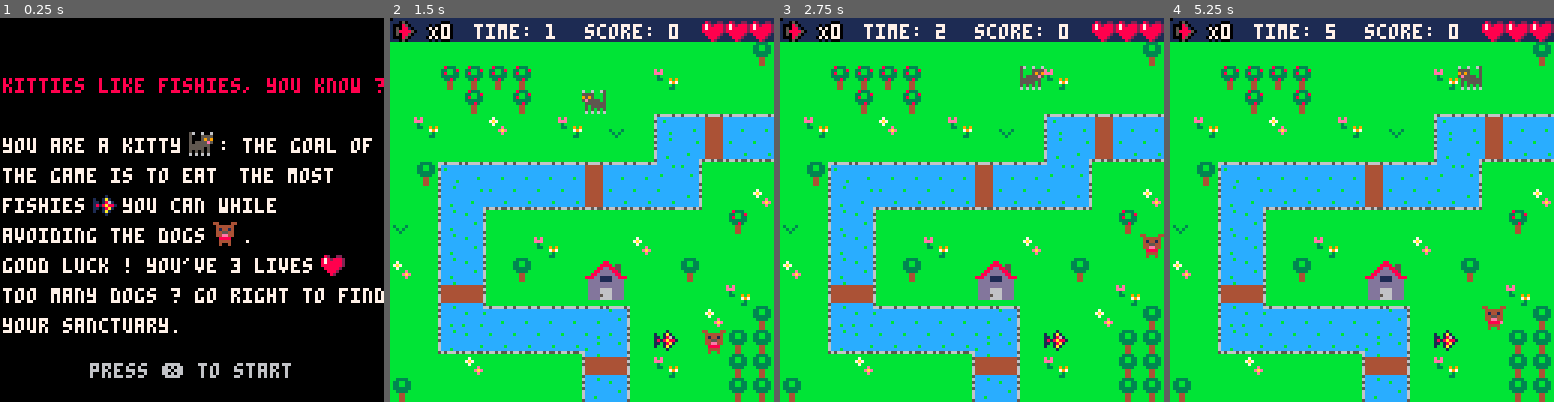
Above: before the commit, frames 1-4 (left to right).
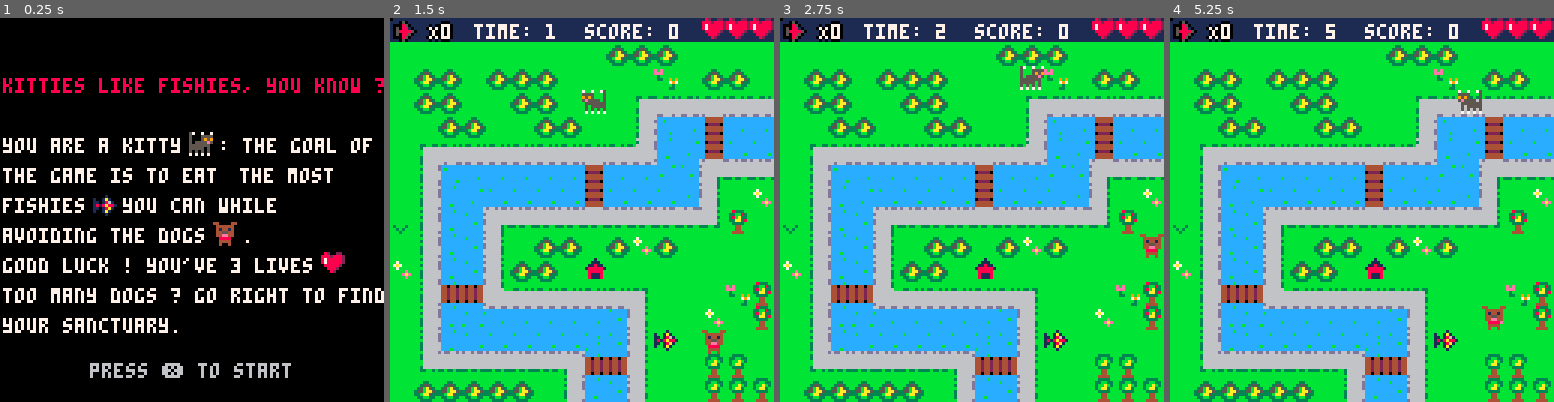
Above: after the commit, the same moments.

Repository: adatechschool/projet-collectif---pico-8-pico-8-cmc
Game: PICO-8 cartridge kitties_like_fishies.p8
The game is run twice, just before and just after one commit, with the same random seed, the same clock (stepped at 60 frames per second) and the same inputs.
Inputs:
- Up to frame 1 (0.25 s): no input
- Up to frame 2 (1.5 s): tap X (X key) at 0.33, 1.07 s; tap O (Z key) at 0.7 s
- Up to frame 3 (2.75 s): hold Right 1.6-2.1 s; tap O (Z key) at 1.7, 2.1, 2.5 s; tap X (X key) at 1.85 s; hold Up 2.15-2.42 s; hold Right from 2.47 s (still down)
- Up to frame 4 (5.25 s): tap O (Z key) every 0.4 s from 2.9 to 4.9 s; tap X (X key) at 2.97, 4.08, 5.2 s; release Right at 3.03 s; hold Left 3.08-3.58 s; hold Down 3.63-3.97 s; hold Right 4.02-4.68 s; hold Up 4.73-5.03 s; hold Left from 5.08 s (still down)

The runs differ from the first frame. In frame 1, 0.2% of the frame differs, in the area x 49-90%, y 29-68%; in frame 2, 28%; in frame 3, 28%; in frame 4, 28%, in the area x 0-100%, y 0-100%.

Commit message:
last version for good !

Diff:
--- a/kitties_like_fishies.p8
+++ b/kitties_like_fishies.p8
@@ -12,6 +12,8 @@
 	sfx(3)
 --scene
 	scene='menu'
+--end_hs
+	end_hs='end'
 --score
 	fish=0
 	game_over=false
@@ -54,10 +56,13 @@
 end
 
 function _draw()
-	if scene=='menu' then
-		draw_menu()
-	elseif scene=='game' then
-		draw_game()
+	if end_hs=='end' then
+		if scene=='menu' then
+			draw_menu()
+		elseif scene=='game' then
+			draw_game()
+		end
+	else draw_hs()
 	end
 end
 
@@ -83,7 +88,7 @@
 	print('avoiding the dogs   .',1,70,7)
 	spr(1,71,68,1,1)
 	print('godd luck ! you\'ve 3 lives',1,80,7)
-	spr(55,107,78,1,1)
+	spr(11,107,78,1,1)
 	print('too many dogs ? go right to find',1,90,7)
 	print('your sanctuary.',1,100,7)
 	print('press ❎ to start',30,115,6)
@@ -126,18 +131,6 @@
 
 
 function draw_end()
- local _y=25
- local score=flr(fish/60*100,2)
-
- rectfill(0,_y,128,_y+80,1)
- print("🐱 don't be greedy...🐱",20,_y+4,14)
-	print('your score is : '..score,10,_y+19,8)
- print('enter your initials',10,_y+29,7)
- print('for the high score list.',10,_y+39,7)
- print('aaa',59,_y+49)
- print("press 🅾️ to get high-scores",10,_y+59,6)
- print("press ❎ to start",10,_y+69,6)
-
 	if btnp(❎) then
 		_init()
 		_update()
@@ -145,7 +138,22 @@
 	end
 	--for hs
  if btnp(🅾️) then
+ 	end_hs='hs'
  	draw_hs()
+	end
+
+	if end_hs=='end' then
+	 local _y=25
+	 local score=flr(fish/60*100,2)
+
+	 rectfill(0,_y,128,_y+80,1)
+	 print("🐱 don't be greedy...🐱",20,_y+4,14)
+		print('your score is : '..score,10,_y+29,8)
+	 --print('enter your initials',10,_y+29,7)
+	 --print('for the high score list.',10,_y+39,7)
+	 --print('aaa',59,_y+49)
+	 print("press 🅾️ to get high-scores",10,_y+49,6)
+	 print("press ❎ to start",10,_y+59,6)
 	end
 end
 
@@ -171,12 +179,12 @@
 -->8
 -- functions sprites
 function create_heart()
- hearts={{sp=55,xt=13,yt=0},
- 								{sp=55,xt=29,yt=0},
- 								{sp=55,xt=14,yt=0},
- 								{sp=55,xt=30,yt=0},
- 								{sp=55,xt=15,yt=0},
- 								{sp=55,xt=31,yt=0}}
+ hearts={{sp=11,xt=13,yt=0},
+ 								{sp=11,xt=29,yt=0},
+ 								{sp=11,xt=14,yt=0},
+ 								{sp=11,xt=30,yt=0},
+ 								{sp=11,xt=15,yt=0},
+ 								{sp=11,xt=31,yt=0}}
 end
 
 
@@ -419,8 +427,8 @@
 --functions highscore
 --draw hs
 function draw_hs()
-		local _y=25
-		rectfill(0,_y,128,_y+80,14)
+		local _y=10
+		rectfill(0,_y,128,_y+110,1)
 		prinths(0)
 		hscore()
 		if btnp(❎) then
@@ -456,9 +464,9 @@
 function reseths()
 --create default values
  hs={3,26,11,9,7}
- hs1={3,8,18,1,1}
- hs2={13,1,18,1,1}
- hs3={3,12,5,1,1}
+ hs1={1,3,13,1,3}
+ hs2={1,8,1,1,12}
+ hs3={1,18,18,1,5}
  sorths()
  --savehs()
 end
@@ -499,19 +507,60 @@
 end
 
 function prinths(_x)
+--cat
+	spr(68,10,23,1,1)
+	spr(69,18,23,1,1)
+	spr(70,26,23,1,1)
+
+	spr(83,2,31,1,1)
+	spr(84,10,31,1,1)
+	spr(85,18,31,1,1)
+	spr(86,26,31,1,1)
+
+	spr(99,2,39,1,1)
+	spr(100,10,39,1,1)
+	spr(101,18,39,1,1)
+	spr(102,26,39,1,1)
+
+	spr(115,2,47,1,1)
+	spr(116,10,47,1,1)
+	spr(117,18,47,1,1)
+	spr(118,26,47,1,1)
+--dog
+	spr(71,94,23,1,1)
+	spr(72,102,23,1,1)
+	spr(73,110,23,1,1)
+	spr(74,118,23,1,1)
+
+	spr(87,94,31,1,1)
+	spr(88,102,31,1,1)
+	spr(89,110,31,1,1)
+	spr(90,118,31,1,1)
+
+	spr(103,94,39,1,1)
+	spr(104,102,39,1,1)
+	spr(105,110,39,1,1)
+	spr(106,118,39,1,1)
+
+	spr(119,94,47,1,1)
+	spr(120,102,47,1,1)
+	spr(121,110,47,1,1)
+	spr(122,118,47,1,1)
+	--hs
+	print('highscore list :',30,15,8)
  for i=1,5 do
  --number of rank
-  print(i.." - ",_x+50,50+7*i,1)
+  print(i.." - ",_x+45,20+7*i,7)
 
 	 --name
 	 local _name = hschars[hs1[i]]
 	 _name= _name..hschars[hs2[i]]
 	 _name= _name..hschars[hs3[i]]
 
-	 print(_name,_x+65,50+7*i,1)
+	 print(_name,_x+65,20+7*i,7)
 	 --hs1[i]..hs2[i]..hs3[i]
 
-	 print(hs[i],_x+80,50+7*i,1)
+	 print(hs[i],_x+80,20+7*i,7)
 	end
 end
 
@@ -519,10 +568,10 @@
  if loghs then
  --won. type in name
  --for highscore list
- 	print("enter your initials",35,93,1)
- 	print(hschars[nitials[1]],65,100,1)
- 	print(hschars[nitials[2]],69,100,1)
- 	print(hschars[nitials[3]],73,100,1)
+ 	print("enter your initials",27,66,7)
+ 	print(hschars[nitials[1]],57,78,14)
+ 	print(hschars[nitials[2]],61,78,14)
+ 	print(hschars[nitials[3]],66,78,14)
   if loghs then
    if btnp(⬅️) then
     nit_sel-=1
@@ -549,14 +598,15 @@
     end
    end
   -- if btnp(❎) then
-   print("press 🅾️ to confirm",30,120,1)
-   print("use ⬅️➡️⬆️⬇️ to enter name",15,110,1)
+    print("press ❎ to restart",27,90,6)
+   print("press 🅾️ to confirm",27,100,6)
+   print("use ⬅️➡️⬆️⬇️ to enter name",15,110,6)
   end
   addhs(score,nitials[1],nitials[2],nitials[3])
   --savehs()
  else
  --won but no highscore
-  print("no new highscore",35,105,0)
+  print("no new highscore",35,105,7)
  end
 end
 
@@ -592,31 +642,65 @@
 
 
 
+…(31 lines of a section not shown)…
 __gff__
-0000000001010001000100000101010000010101010101010101000001010101000001010101020100010000000000000001010101010101000000000000000000000000000000000000000000000000000000000000000000000000000000000000000000000000000000000000000000000000000000000000000000000000
+0000000001010001000100010101010000010101010101010101000001010101000001010101020101000000000000000001010101010100000100000000000001010100000000000000000000000000000000000000000000000000000000000000000000000000000000000000000000000000000000000000000000000000
 0000000000000000000000000000000000000000000000000000000000000000000000000000000000000000000000000000000000000000000000000000000000000000000000000000000000000000000000000000000000000000000000000000000000000000000000000000000000000000000000000000000000000000
 __map__
 3636363636363636363636363636363636363636363636363636363636363636363636363636363636363636363636363636000000000000000000000000000000000000000000000000000000000000000000000000000000000000000000000000000000000000000000000000000000000000000000000000000000000000
-0a0a0a0a0a0a0a0a0a0a0a0a0a0a0a050a0a0a0a0a0a11160a0a0a0a0a0a0a0a0a0a0a0a0a0a0a0a0a0a0a0a0a0a0a0a0a0a000000000000000000000000000000000000000000000000000000000000000000000000000000000000000000000000000000000000000000000000000000000000000000000000000000000000
-0a0a313131310a0a0a0a0a060a0a0a0a300a0a08300a1b1a0a0a0a0a0a300a0a080a0a0a0a0a0a0a0a0a0a0a0a0a0a0a0a0a000000000000000000000000000000000000000000000000000000000000000000000000000000000000000000000000000000000000000000000000000000000000000000000000000000000000
-0a0a0a310a310a0a0a0a0a0a0a0a0a0a080a0a0a0a0a11160a0a0a0a0a0a05310a0a0a0a0a0a0a0a0a0a0a0a0a0a0a0a0a0a000000000000000000000000000000000000000000000000000000000000000000000000000000000000000000000000000000000000000000000000000000000000000000000000000000000000
-0a060a0a080a0a060a300a130d100d0d0d0d0d0d22231d160a0a0a0a310a0a31050a0a0a0a0a0a0a0a0a0a0a0a0a0a0a0a0a000000000000000000000000000000000000000000000000000000000000000000000000000000000000000000000000000000000000000000000000000000000000000000000000000000000000
-0a0a0a0a0a0a0a0a0a0a0a11170f0e0e0e0e0e0e32330e150a0a0a080a31050a0a0a0a0a0a0a0a0a0a0a0a0a0a0a0a0a0a0a000000000000000000000000000000000000000000000000000000000000000000000000000000000000000000000000000000000000000000000000000000000000000000000000000000000000
-0a05190d0d0d0d0d100d0d18120a0a0a080a0a0a0a0a0a0a0a0a0a0a0a0a0a060a0a0a0a0a0a0a0a0a0a0a0a0a0a0a0a0a0a000000000000000000000000000000000000000000000000000000000000000000000000000000000000000000000000000000000000000000000000000000000000000000000000000000000000
-0a0a11170e0e0e0e0f0e0e0e150a0a080a0a2727272727272727272727270a0a0a0a0a0a0a0a0a0a0a0a0a0a0a0a0a0a0a0a000000000000000000000000000000000000000000000000000000000000000000000000000000000000000000000000000000000000000000000000000000000000000000000000000000000000
-300a11120a0a0a0a0a0a0a0a0a0a310a0a270a0a0a0a0a0a0a0a0a300a0a270a0a0a0a0a0a0a0a0a0a0a0a0a0a0a0a0a0a0a000000000000000000000000000000000000000000000000000000000000000000000000000000000000000000000000000000000000000000000000000000000000000000000000000000000000
-0a0a11120a0a060a0a0a080a0a0a0a0a0a270a0a0a0a0a0a0a0a0a0a0a0a270a0a0a0a0a0a0a0a0a0a0a0a0a0a0a0a0a0a0a000000000000000000000000000000000000000000000000000000000000000000000000000000000000000000000000000000000000000000000000000000000000000000000000000000000000
-080a11120a050a0a24250a0a050a0a0a0a0a2727272727272727272727270a0a0a0a0a0a0a0a0a0a0a0a0a0a0a0a0a0a0a0a000000000000000000000000000000000000000000000000000000000000000000000000000000000000000000000000000000000000000000000000000000000000000000000000000000000000
-0a0a1b1a0a0a0a0a34350a0a0a0a060a0a0a0a0a0a0a0a0a24250a0a0a060a0a0a0a0a0a0a0a0a0a0a0a0a0a0a0a0a0a0a0a000000000000000000000000000000000000000000000000000000000000000000000000000000000000000000000000000000000000000000000000000000000000000000000000000000000000
-0a0a111d0d0d0d0d0d1e0a0a0a080a05050a0a0a0a0a050a34350a0a0a0a0a0a0a0a0a0a0a0a0a0a0a0a0a0a0a0a0a0a0a0a000000000000000000000000000000000000000000000000000000000000000000000000000000000000000000000000000000000000000000000000000000000000000000000000000000000000
-0a0a1c0e0e0e0e0e1f120a0a0a0a05050505050a0a050a0a0a0a080a0a290a300a0a0a0a0a0a0a0a0a0a0a0a0a0a0a0a0a0a000000000000000000000000000000000000000000000000000000000000000000000000000000000000000000000000000000000000000000000000000000000000000000000000000000000000
-0a0a0a080a0a0a0a1b1a0a060a0a05050505050a080a0a0a060a0a0a0a0a0a0a0a0a0a0a0a0a0a0a0a0a0a0a0a0a0a0a0a0a000000000000000000000000000000000000000000000000000000000000000000000000000000000000000000000000000000000000000000000000000000000000000000000000000000000000
-050a0a0a0a0a0a0a11120a0a0a0a050505050a0a0a0a0a0a0a0a0a0a0a0a0a0a0a0a0a0a0a0a0a0a0a0a0a0a0a0a0a0a0a0a000000000000000000000000000000000000000000000000000000000000000000000000000000000000000000000000000000000000000000000000000000000000000000000000000000000000
-0000000000000000000000000000000000000000000000000037373737373737370000000000000000000000000000000000000000000000000000000000000000000000000000000000000000000000000000000000000000000000000000000000000000000000000000000000000000000000000000000000000000000000
-…(7 lines of a section not shown)…
+0a0a0a0a0a0a0a0a0a2828280a0a0a0a0a282828282d11163c0a0a0a0a0a0a0a0a0a0a0a0a0a0a0a0a0a0a0a0a0a0a0a0a0a000000000000000000000000000000000000000000000000000000000000000000000000000000000000000000000000000000000000000000000000000000000000000000000000000000000000
+0a28280a2828280a0a0a0a060a28280a300a0a08302d1b1a3c0a0a0a0a300a0a080a0a0a0a0a0a0a0a0a0a0a0a0a0a0a0a0a000000000000000000000000000000000000000000000000000000000000000000000000000000000000000000000000000000000000000000000000000000000000000000000000000000000000
+0a28280a0a28280a0a0a2e2a2a29292a2a2a2a2a2a2c11163c0a0a0a0a0a05310a0a0a0a0a0a0a0a0a0a0a0a0a0a0a0a0a0a000000000000000000000000000000000000000000000000000000000000000000000000000000000000000000000000000000000000000000000000000000000000000000000000000000000000
+0a0a28280a0a28280a0a2d130d100d0d0d0d0d0d22231d163c0a0a0a310a0a31050a0a0a0a0a0a0a0a0a0a0a0a0a0a0a0a0a000000000000000000000000000000000000000000000000000000000000000000000000000000000000000000000000000000000000000000000000000000000000000000000000000000000000
+0a2e29292929292929292c11170f0e0e0e0e0e0e32330e153c0a0a080a31050a0a0a0a0a0a0a0a0a0a0a0a0a0a0a0a0a0a0a000000000000000000000000000000000000000000000000000000000000000000000000000000000000000000000000000000000000000000000000000000000000000000000000000000000000
+0a2f190d0d0d0d0d100d0d18123f3d3d37373737373737373e0a0a0a0a0a0a060a0a0a0a0a0a0a0a0a0a0a0a0a0a0a0a0a0a000000000000000000000000000000000000000000000000000000000000000000000000000000000000000000000000000000000000000000000000000000000000000000000000000000000000
+0a2f11170e0e0e0e0f0e0e0e153c0a080a0a2727272727272727272727270a0a0a0a0a0a0a0a0a0a0a0a0a0a0a0a0a0a0a0a000000000000000000000000000000000000000000000000000000000000000000000000000000000000000000000000000000000000000000000000000000000000000000000000000000000000
+302f11123f3d3d3d3d3d3d3d3d3e310a0a270a0a0a0a0a0a0a0a0a300a0a270a0a0a0a0a0a0a0a0a0a0a0a0a0a0a0a0a0a0a000000000000000000000000000000000000000000000000000000000000000000000000000000000000000000000000000000000000000000000000000000000000000000000000000000000000
+0a2f11123c0a28280a2808280a0a0a0a0a270a0a0a0a0a0a0a0a0a0a0a0a270a0a0a0a0a0a0a0a0a0a0a0a0a0a0a0a0a0a0a000000000000000000000000000000000000000000000000000000000000000000000000000000000000000000000000000000000000000000000000000000000000000000000000000000000000
+082f11123c28280a390a0a0a0a0a0a0a0a0a2727272727272727272727270a0a0a0a0a0a0a0a0a0a0a0a0a0a0a0a0a0a0a0a000000000000000000000000000000000000000000000000000000000000000000000000000000000000000000000000000000000000000000000000000000000000000000000000000000000000
+0a2f1b1a4b29292929293b0a0a0a0631310a0a0a0a0a0a0a0a0a0a0a0a060a0a0a0a0a0a0a0a0a0a0a0a0a0a0a0a0a0a0a0a000000000000000000000000000000000000000000000000000000000000000000000000000000000000000000000000000000000000000000000000000000000000000000000000000000000000
+0a2f111d0d0d0d0d0d1e3a0a0a080a313131310a0a0a050a0a0a0a0a0a0a0a0a0a0a0a0a0a0a0a0a0a0a0a0a0a0a0a0a0a0a000000000000000000000000000000000000000000000000000000000000000000000000000000000000000000000000000000000000000000000000000000000000000000000000000000000000
+0a2f1c0e0e0e0e0e1f123a0a0a0a0a0a0a31310a0a050a0a0a0a080a070a0a300a0a0a0a0a0a0a0a0a0a0a0a0a0a0a0a0a0a000000000000000000000000000000000000000000000000000000000000000000000000000000000000000000000000000000000000000000000000000000000000000000000000000000000000
+0a3837373737375b1b1a3a0a0a05050a0a0a310a080a0a0a060a0a0a0a0a0a0a0a0a0a0a0a0a0a0a0a0a0a0a0a0a0a0a0a0a000000000000000000000000000000000000000000000000000000000000000000000000000000000000000000000000000000000000000000000000000000000000000000000000000000000000
+0a28282828280a2f11123a0a0a050505050a0a0a0a0a0a0a0a0a0a0a0a0a0a0a0a0a0a0a0a0a0a0a0a0a0a0a0a0a0a0a0a0a000000000000000000000000000000000000000000000000000000000000000000000000000000000000000000000000000000000000000000000000000000000000000000000000000000000000
+0a28282828280a2d11163a0a0a0a050500000000000000000037373737373737370000000000000000000000000000000000000000000000000000000000000000000000000000000000000000000000000000000000000000000000000000000000000000000000000000000000000000000000000000000000000000000000
+0a0a0a0a0a0a0a0a0a0a0a0a0a0a0a0a00000000000000000000000000000000000000000000000000000000000000000000000000000000000000000000000000000000000000000000000000000000000000000000000000000000000000000000000000000000000000000000000000000000000000000000000000000000
+0a0a0a0a0a0a0a0a0a0a0a0a0a0a0a0a00000000000000000000000000000000000000000000000000000000000000000000000000000000000000000000000000000000000000000000000000000000000000000000000000000000000000000000000000000000000000000000000000000000000000000000000000000000
+0a0a0a0a0a0a0a0a0a0a0a0a0a0a0a0a00000000000000000000000000000000000000000000000000000000000000000000000000000000000000000000000000000000000000000000000000000000000000000000000000000000000000000000000000000000000000000000000000000000000000000000000000000000
+…(7 lines of a section not shown)…
Not shown, changed: 61 lines of the sprite sheet (__gfx__) section of kitties_like_fishies.p8
